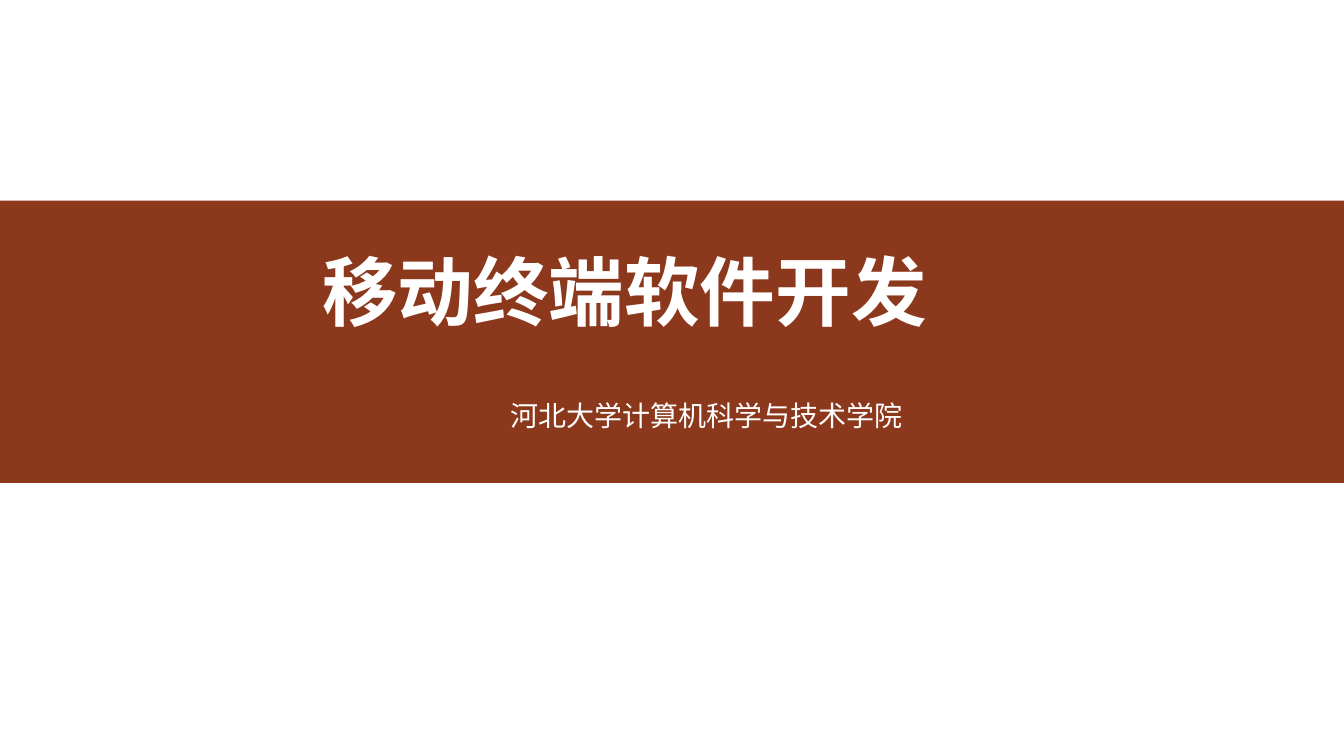
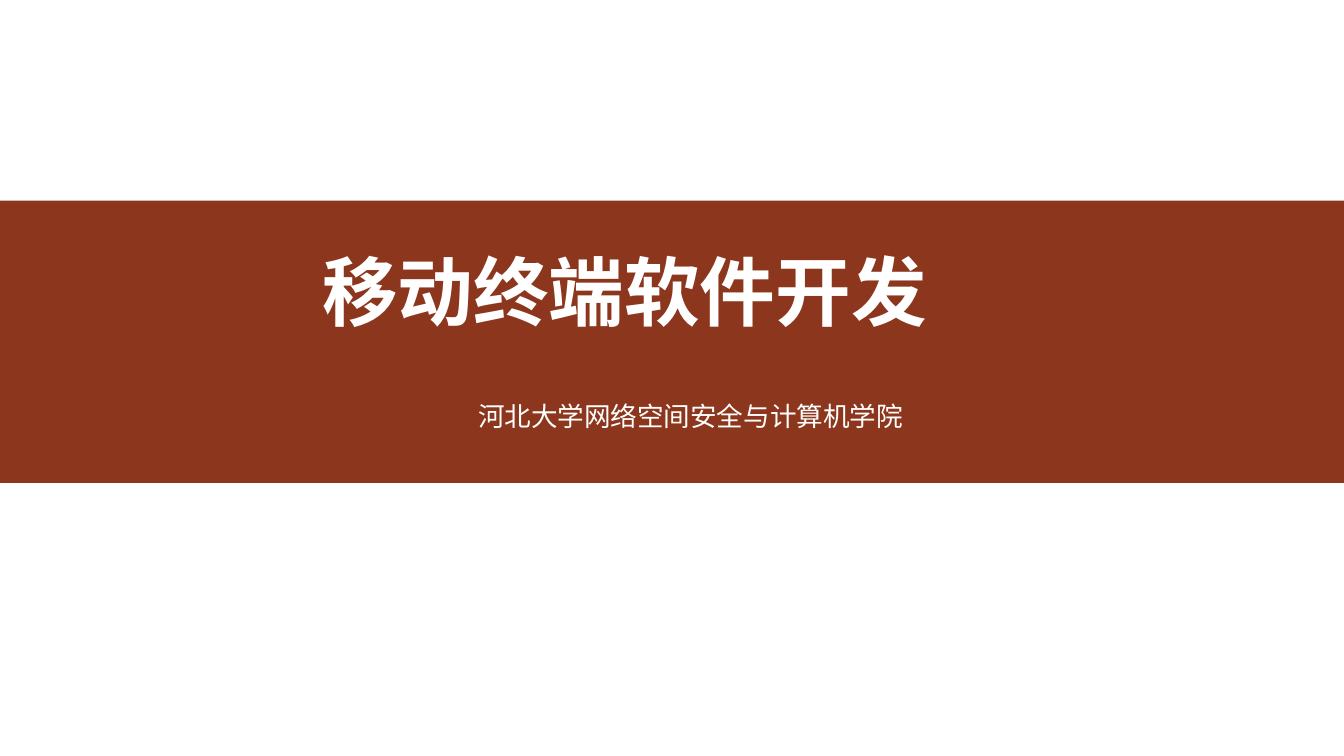
Before and after one commit to HBU/Android-PPT, a slide deck: slide 1 of 00.0 -- 移动开发 -- 第00章.ppt. Drawn at 1344x756 pixels with LibreOffice and Linux fonts; fonts in the diff are those of the drawing; background and template pictures are left out. Boxes give left, top, right and bottom in pixels: in the first picture for what was removed or moved away, otherwise in the second. Text is boxed around its words. In the diff, an @@ line names an element or a change of style, - is before the commit and + after.

```diff
--- a/00.0 -- 移动开发 -- 第00章.ppt
+++ b/00.0 -- 移动开发 -- 第00章.ppt
@@ rectangle at (0,200,1343,483): fill #8C381D to #8C371D @@
@@ subtitle at (478,403,903,428): text changed; size 20 to 19 pt @@
-河北大学计算机科学与技术学院
+河北大学网络空间安全与计算机学院
```
Also in this commit, not shown: 6 other slides changed, 2 other files.
